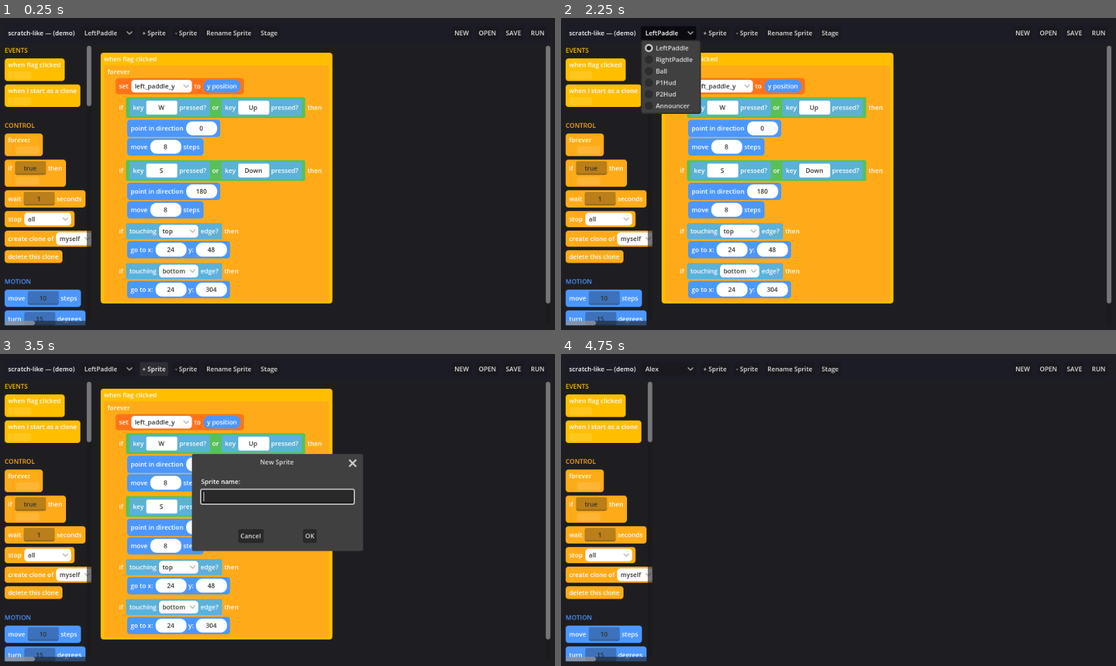
Above: before the commit, frames 1-4 (two rows, left to right).
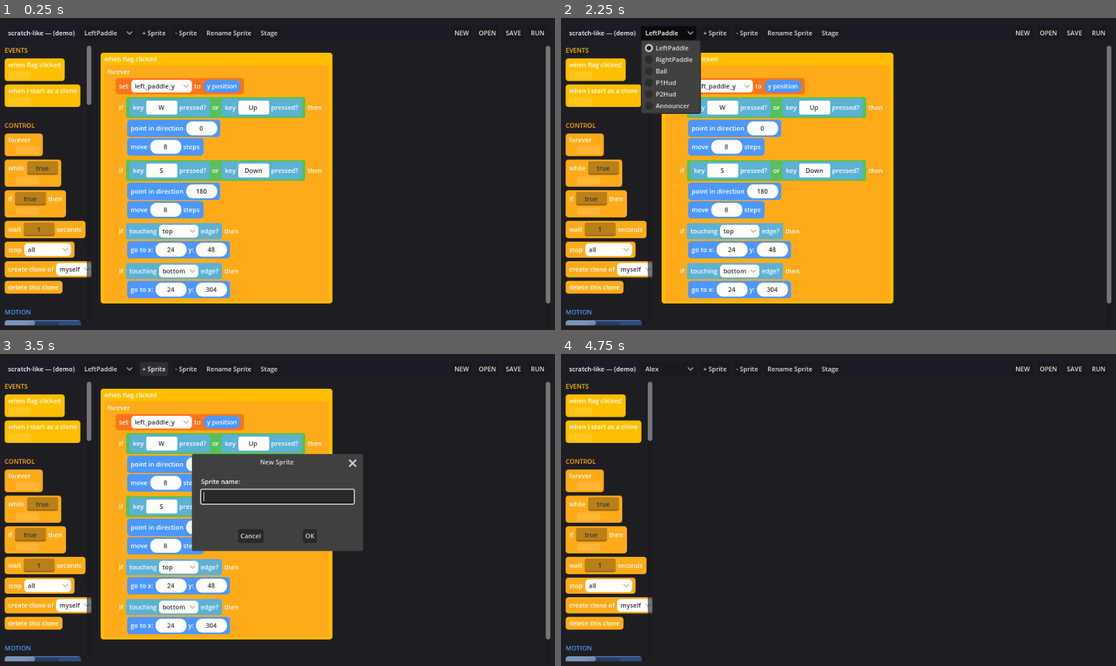
Above: after the commit, the same moments.

Repository: nedink/scratch-like
Game: Godot game, scene res://editor.tscn
Two runs of this game, one before a commit and one after it. Both use one fixed random seed, a clock stepped at 60 frames per second and the inputs below.
Inputs (mouse positions are in pixels of both pictures, inside the frame that each line leads up to):
- Up to frame 1 (0.25 s): no input
- Up to frame 2 (2.25 s): click "NEW" at 0.5 s; click "NEW" at 1.25 s; click "LeftPaddle" at 2 s
- Up to frame 3 (3.5 s): click "+ Sprite" at 2.75 s
- Up to frame 4 (4.75 s): click (838, 497) at 3.52 s; type "Alex" at 3.6 s; click "OK" at 4.25 s

The runs differ from the first frame. In frame 1, 5.2% of the frame differs, in the area x 0-17%, y 27-99%; in frame 2, 5.2%; in frame 3, 5.2%; in frame 4, 5.2%.

Commit message:
while block: loop a C-block body while a condition holds
A CONTROL C-block (Scratch's repeat-until sibling): runs its body while a
boolean condition stays true, re-checking each loop. The usual symmetric
extension — one _OPCODES entry + one interpreter handler, no block-data-shape
change, no editor change. _on_while is _on_forever with the condition gating
the loop; it yields one fixed physics frame per iteration and polls the
Stage/_alive flags so a stop unwinds it within a frame. A condition that
never goes false is exactly forever.

Co-Authored-By: Claude Opus 4.8 <noreply@anthropic.com>

Diff:
--- a/scripts/block_view.gd
+++ b/scripts/block_view.gd
@@ -44,7 +44,7 @@
 
 ## C-blocks wrap their body in an indented "C". (The interpreter treats both the same
 ## way — a nested body Array — so this is purely a drawing distinction.)
-const C_OPCODES := ["forever", "if"]
+const C_OPCODES := ["forever", "while", "if"]
 
 ## Scratch's category palette. Keyed by the "category" each opcode declares below.
 ## A static var (not const) because a Color built from a hex *string* is not a
@@ -151,6 +151,7 @@
 	"when_i_start_as_a_clone": {"category": "events", "kind": "hat", "template": "when I start as a clone", "defaults": {"body": []}},
 	# control
 	"forever": {"category": "control", "kind": "statement", "template": "forever", "defaults": {"body": []}},
+	"while": {"category": "control", "kind": "statement", "template": "while {condition}", "defaults": {"condition": true, "body": []}, "bool_inputs": ["condition"]},
 	"if": {"category": "control", "kind": "statement", "template": "if {condition} then", "defaults": {"condition": true, "body": []}, "bool_inputs": ["condition"]},
 	"wait_seconds": {"category": "control", "kind": "statement", "template": "wait {seconds} seconds", "defaults": {"seconds": 1}},
 	"stop": {"category": "control", "kind": "statement", "template": "stop {mode}", "defaults": {"mode": "all"}, "enums": {"mode": ["all", "this script"]}},
--- a/scripts/interpreter.gd
+++ b/scripts/interpreter.gd
@@ -88,6 +88,7 @@
 	_statement_handlers = {
 		"when_flag_clicked": _on_when_flag_clicked,
 		"forever": _on_forever,
+		"while": _on_while,
 		"if": _on_if,
 		"move_steps": _on_move_steps,
 		"turn_degrees": _on_turn_degrees,
@@ -224,6 +225,21 @@
 		await _tree.physics_frame
 
 
+## while condition { body }  — run the body while the condition holds, yielding one
+## tick per iteration (the same fixed-physics-frame yield as `forever`, so it can't
+## freeze the engine and runs at a constant rate). The condition is re-evaluated each
+## loop. Like `forever` it polls the Stage/`_alive` flags so a `stop` unwinds it within
+## a frame. With a condition that never goes false this is exactly `forever`.
+func _on_while(block: Dictionary) -> void:
+	var condition: Variant = block.get("inputs", {}).get("condition")
+	var body := _body(block)
+	while _stage.is_running() and _alive and _evaluate(condition):
+		await _run_stack(body)
+		if not _stage.is_running() or not _alive:
+			return
+		await _tree.physics_frame
+
+
 ## if condition { body }
 func _on_if(block: Dictionary) -> void:
 	var condition: Variant = block.get("inputs", {}).get("condition")
Not shown, changed: CLAUDE.md
Not shown, changed: HANDOFF.md
